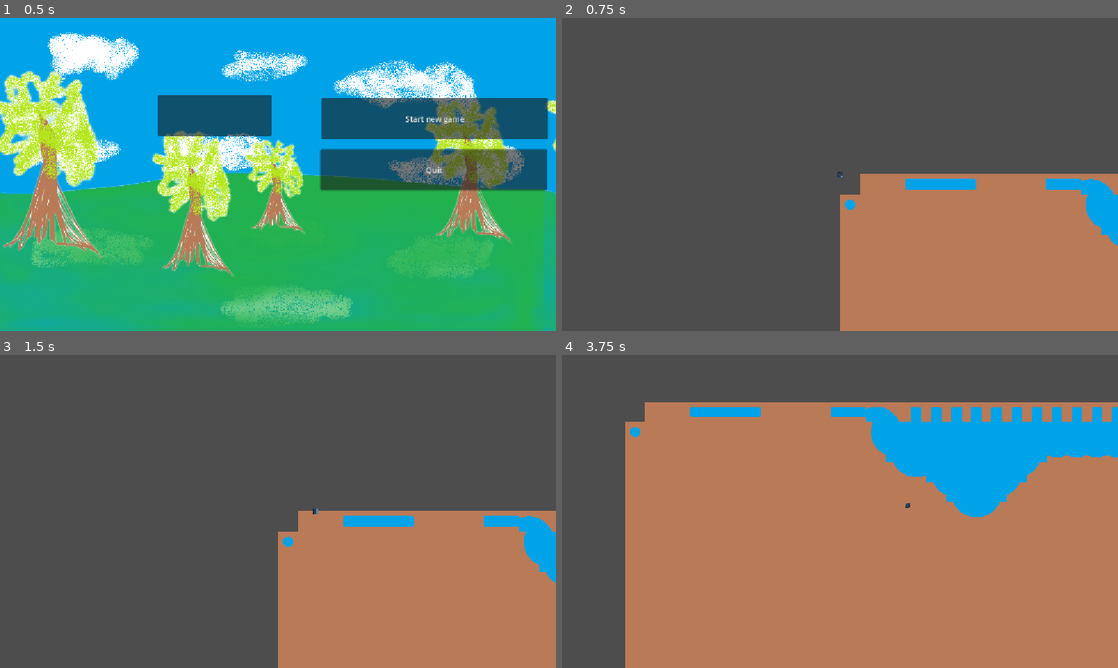
Above: before the commit, frames 1-4 (two rows, left to right).
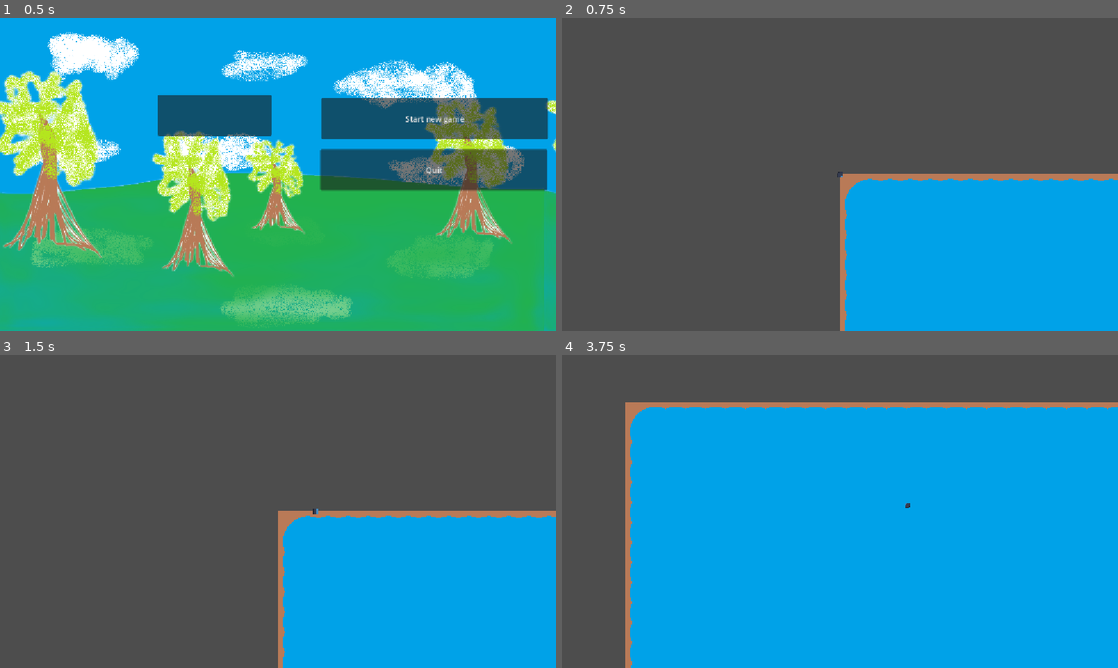
Above: after the commit, the same moments.

Repository: FallenKing12/Trainwreck
Game: Godot game, scene res://menu/menu.tscn
The game is run twice, just before and just after one commit, with the same random seed, the same clock (stepped at 60 frames per second) and the same inputs. The engine's default icon, where the game draws it, is replaced by a stand-in: a white triangle on a blue panel in a dark square.
Inputs (mouse positions are in pixels of both pictures, inside the frame that each line leads up to):
- Up to frame 1 (0.5 s): no input
- Up to frame 2 (0.75 s): click (778, 115) at 0.5 s
- Up to frame 3 (1.5 s): tap Enter at 1.25 s; hold Right (ui_right) from 1.28 s (still down)
- Up to frame 4 (3.75 s): release Right (ui_right) at 2.03 s; hold Down (ui_down) 2.03-2.78 s; hold Right (ui_right) 2.78-3.53 s; hold Up (ui_up) from 3.53 s (still down)

Frame 1 is identical in both runs. In frame 2, 22% of the frame differs, in the area x 50-100%, y 49-100%; in frame 3, 22%; in frame 4, 63%, in the area x 11-100%, y 15-100%.

Commit message:
added random world generation

Diff:
--- a/project.godot
+++ b/project.godot
@@ -16,7 +16,7 @@
 
 config/name="Trainwreck"
 run/main_scene="uid://dg03widqact3g"
-config/features=PackedStringArray("4.6", "Forward Plus")
+config/features=PackedStringArray("4.5", "Forward Plus")
 config/icon="res://icon.svg"
 
 [display]
--- a/scenes/test_scene/proc_gen_world.gd
+++ b/scenes/test_scene/proc_gen_world.gd
@@ -20,20 +20,33 @@
 
 @onready var tilemap: TileMapLayer = $Layer0
 
+var world_seed = RandomNumberGenerator.new()  # Создаем экземпляр
+
 func _ready():
 	noise = noise_texture.noise
+	world_seed.randomize()  # Случайный сид (по времени)
+	noise.set_seed(world_seed.randi())
 	generate_world()
 
 
 func generate_world():
+	var dirt_cells = []
+	var water_cells = []
+
 	for x in range(width):
 		for y in range(height):
 			var noise_val = noise.get_noise_2d(x,y)
 			if noise_val > 0.0:
 				#place ground
-				tilemap.set_cells_terrain_connect([Vector2i(x,y)], terrain_set, dirt_terrain, true)
+				dirt_cells.append(Vector2i(x,y))
 			elif noise_val < 0.0:
-				#place ground
-				tilemap.set_cells_terrain_connect([Vector2i(x,y)], terrain_set, water_terrain, true)
-				#tilemap.set_cell(Vector2i(x,y), source_id, water_atlas)
-				pass
+				#place water
+				water_cells.append(Vector2i(x,y))
+
+	# Place dirt terrain
+	if dirt_cells.size() > 0:
+		tilemap.set_cells_terrain_connect(dirt_cells, terrain_set, dirt_terrain, true)
+
+	# Place water terrain
+	if water_cells.size() > 0:
+		tilemap.set_cells_terrain_connect(water_cells, terrain_set, water_terrain, true)
--- a/scenes/test_scene/proc_gen_world.tscn
+++ b/scenes/test_scene/proc_gen_world.tscn
@@ -1,17 +1,18 @@
-[gd_scene format=3 uid="uid://cjoigg1kruiks"]
+[gd_scene load_steps=9 format=3 uid="uid://cjoigg1kruiks"]
 
-[ext_resource type="Texture2D" uid="uid://pegmdhxtpkl7" path="res://assets/tilesets/tileset.png" id="1_1hyqy"]
-[ext_resource type="Script" uid="uid://behshsq5f55su" path="res://scenes/test_scene/proc_gen_world.gd" id="1_3f77q"]
+[ext_resource type="Texture2D" uid="uid://bhgjvm447tvwq" path="res://assets/tilesets/tileset.png" id="1_1hyqy"]
+[ext_resource type="Script" uid="uid://bocwexjby225n" path="res://scenes/test_scene/proc_gen_world.gd" id="1_3f77q"]
 [ext_resource type="PackedScene" uid="uid://bisvjybu7awwd" path="res://characters/player/player.tscn" id="2_3f77q"]
 
 [sub_resource type="Gradient" id="Gradient_ajqnh"]
 interpolation_mode = 1
-offsets = PackedFloat32Array(0, 0.17991632, 0.34309626)
+offsets = PackedFloat32Array(0, 0.2, 0.3)
 colors = PackedColorArray(0, 0.77254903, 1, 1, 1, 0.7529412, 0, 1, 0, 0.40784314, 0, 1)
+metadata/_snap_enabled = true
 
 [sub_resource type="FastNoiseLite" id="FastNoiseLite_or4qw"]
-noise_type = 0
-frequency = 0.0078
+noise_type = 5
+frequency = 0.0142
 
 [sub_resource type="NoiseTexture2D" id="NoiseTexture2D_2jbus"]
 noise = SubResource("FastNoiseLite_or4qw")
@@ -131,12 +132,12 @@
 terrain_set_0/terrain_1/color = Color(1, 1, 1, 1)
 sources/1 = SubResource("TileSetAtlasSource_3f77q")
 
-[node name="proc_gen_world" type="Node2D" unique_id=414488846]
+[node name="proc_gen_world" type="Node2D"]
 script = ExtResource("1_3f77q")
 noise_texture = SubResource("NoiseTexture2D_2jbus")
 
-[node name="Layer0" type="TileMapLayer" parent="." unique_id=198620756]
+[node name="Layer0" type="TileMapLayer" parent="."]
 use_parent_material = true
 tile_set = SubResource("TileSet_ybixb")
 
-[node name="CharacterBody2D" parent="." unique_id=931722736 instance=ExtResource("2_3f77q")]
+[node name="CharacterBody2D" parent="." instance=ExtResource("2_3f77q")]
